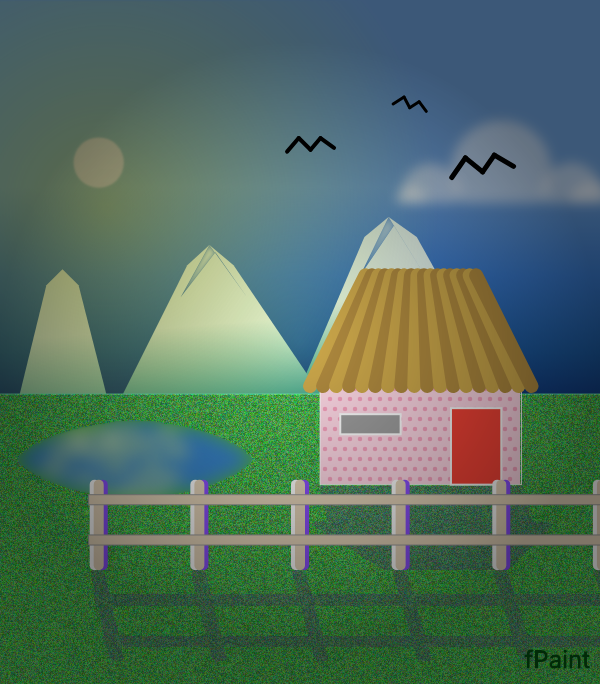
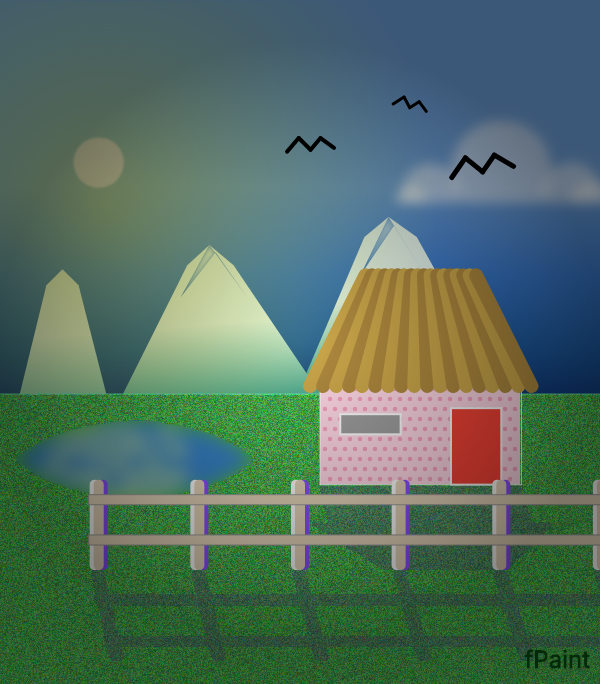
Two versions of the same layered image (w=600, h=684). Layer-by-layer changes:
painted on "Land" over [0, 394, 600, 684]